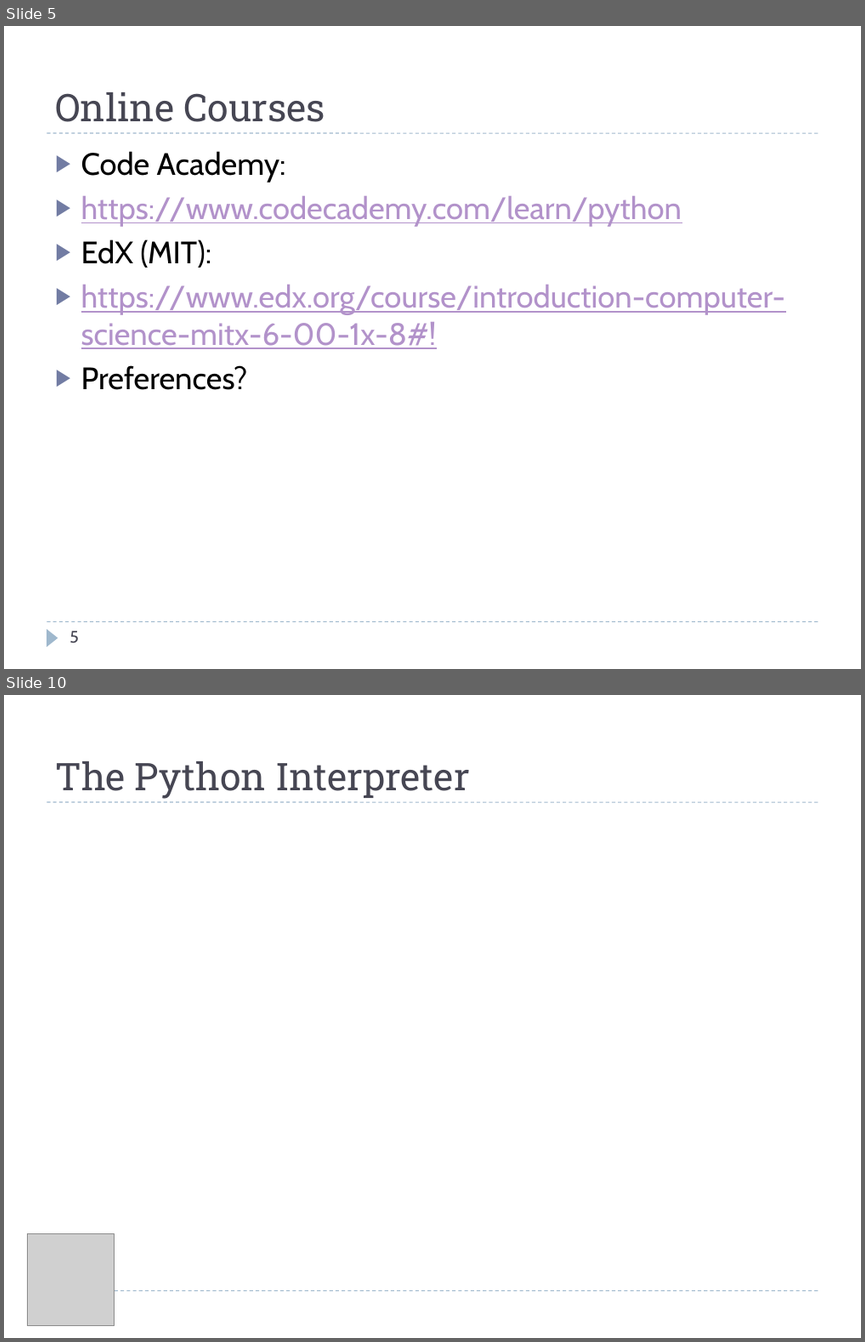
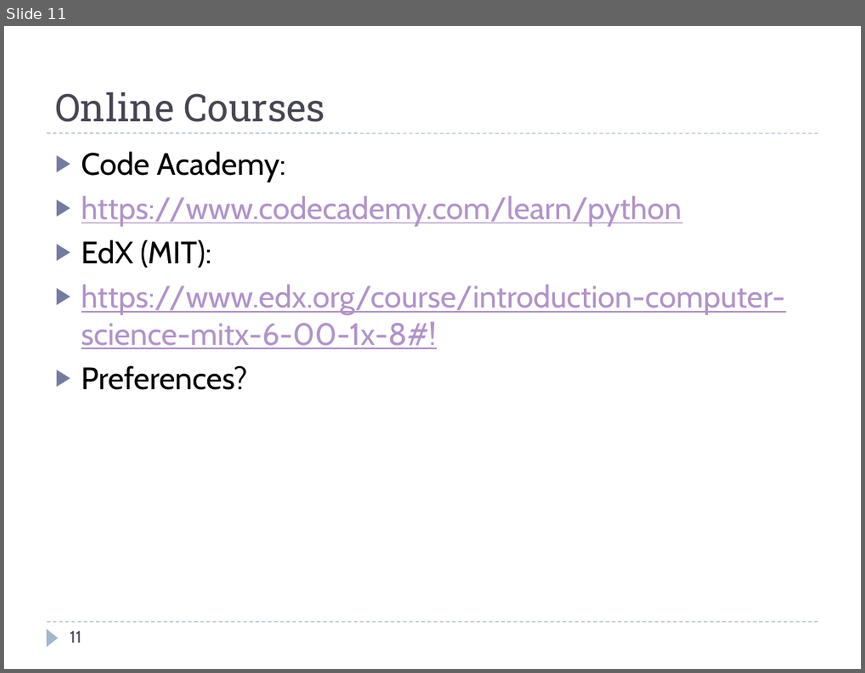
Before and after one commit to TimothyTickle/python_club, a slide deck: presentations/01_python_club_intro.pptx. Shown one above the other, each under a label of ours: slides 5 and 10 before the commit, slide 11 after it; the slides between them are not shown. The pictures are 865x1342 and 865x673 pixels, drawn with LibreOffice and Linux fonts; fonts in the diff are those of the drawing; grey boxes stand for pictures. Boxes give left, top, right and bottom in pixels: in the first picture for what was removed or moved away, otherwise in the second. Text is boxed around its words. In the diff, an @@ line names an element or a change of style, - is before the commit and + after.

```diff
--- a/presentations/01_python_club_intro.pptx
+++ b/presentations/01_python_club_intro.pptx
@@ slide 10 removed at (4, 695, 861, 1338), background #FFFFFF; not listed: 2 template elements that a slide beside it also shows @@
@@ title removed at (55, 761, 469, 799) @@
-The Python Interpreter
@@ picture removed at (27, 1234, 114, 1326) @@
@@ what was slide 5 is now slide 11 @@
@@ page number at (69, 630, 81, 642): text changed @@
-5
+11
```
Also in this commit, not shown: 4 slides changed, 4 slides added, 2 other slides removed.
